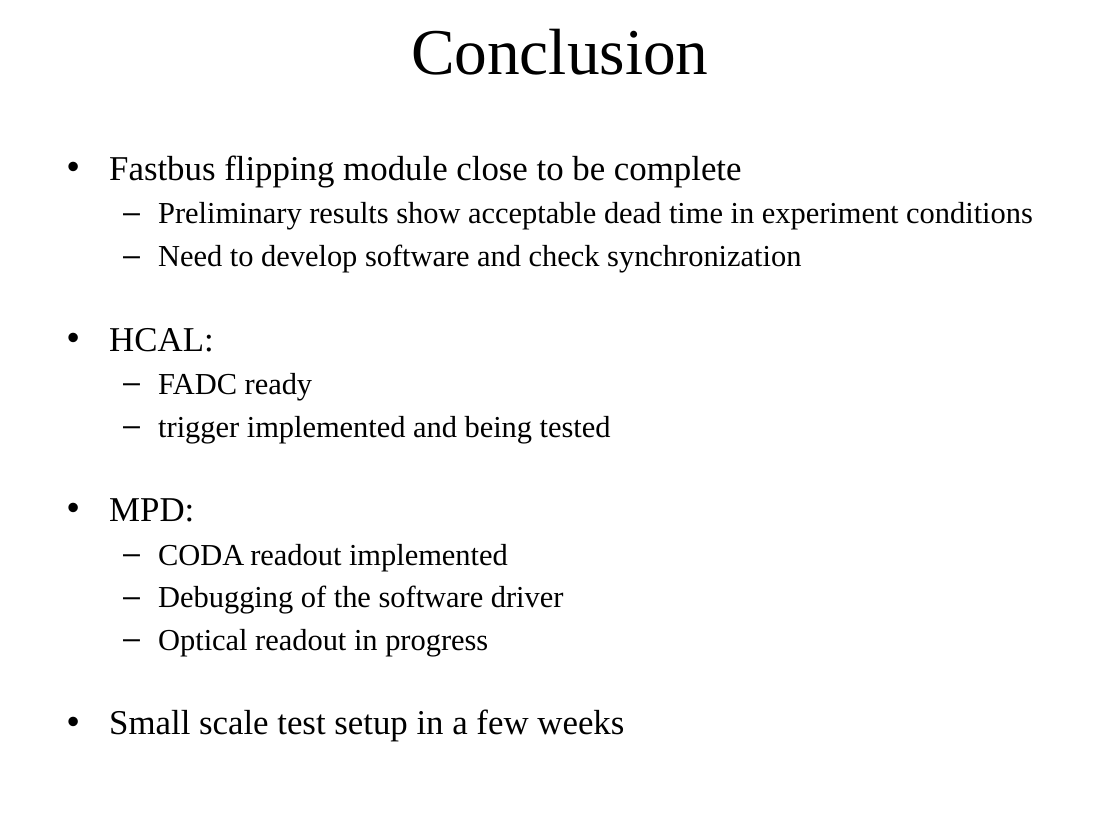
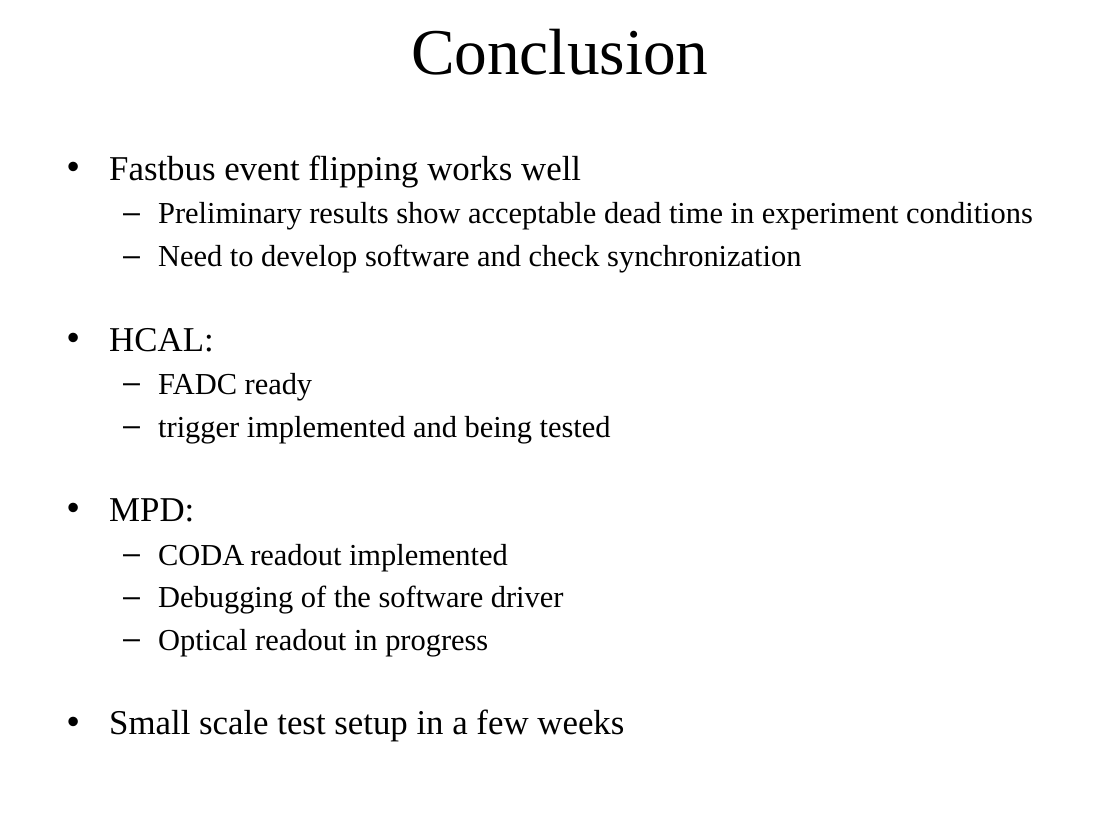
Before and after one commit to bmoffit/sbsdaq, a slide deck: slide 21 of 2015_DOE_Review/SuperBigBite DAQ update.pptx. Drawn at 1120x840 pixels with LibreOffice and Linux fonts; fonts in the diff are those of the drawing; background and template pictures are left out. Boxes give left, top, right and bottom in pixels: in the first picture for what was removed or moved away, otherwise in the second. Text is boxed around its words. In the diff, an @@ line names an element or a change of style, - is before the commit and + after.

```diff
--- a/2015_DOE_Review/SuperBigBite DAQ update.pptx
+++ b/2015_DOE_Review/SuperBigBite DAQ update.pptx
@@ text at [109,155,581,187]: text changed @@
-• Fastbus flipping module close to be complete
+• Fastbus event flipping works well
```
Also in this commit, not shown: 1 other slide changed, 1 other file.
